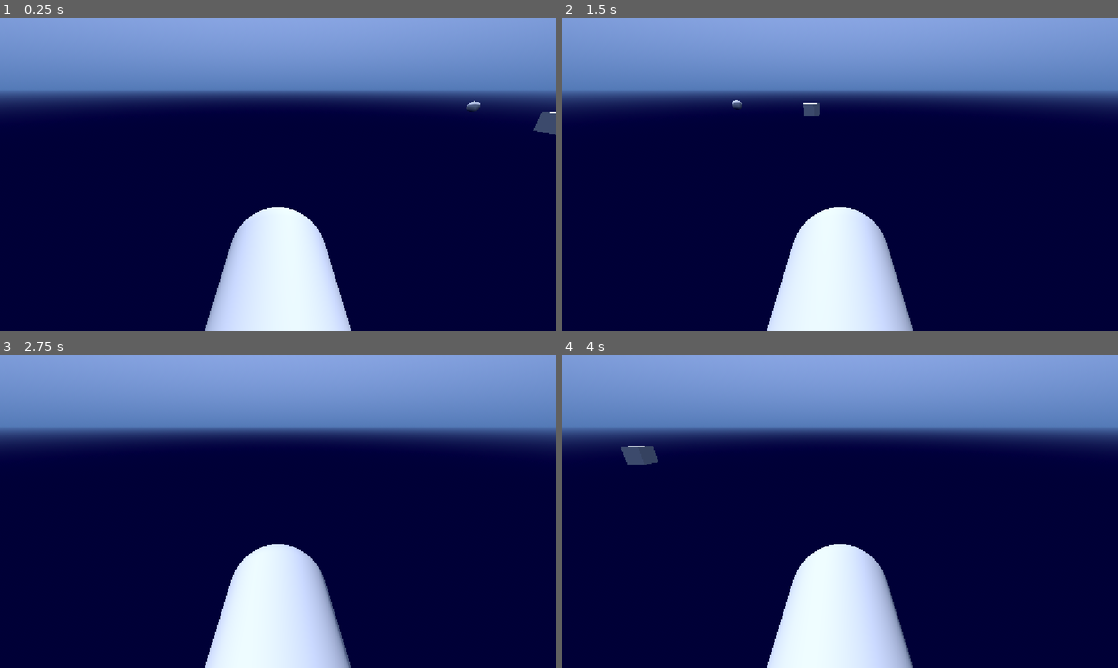
Above: before the commit, frames 1-4 (two rows, left to right).
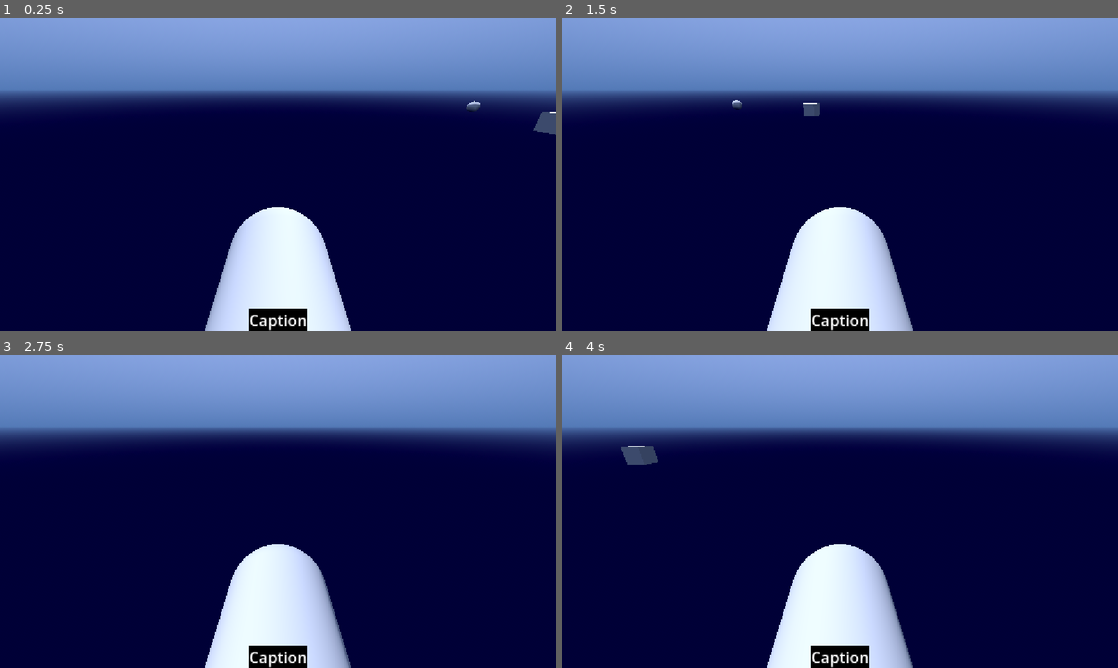
Above: after the commit, the same moments.

Repository: PeterDrake/yachtsinkers
Game: Godot game, scene res://yachtsinkers.tscn
Two runs of this game, one before a commit and one after it. Both use one fixed random seed, a clock stepped at 60 frames per second and the inputs below. Sound files missing from this copy of the repository are replaced by a short silence.
Inputs (mouse positions are in pixels of both pictures, inside the frame that each line leads up to):
- Up to frame 1 (0.25 s): no input
- Up to frame 2 (1.5 s): move the mouse to (962, 158) at 0.52 s; hold Right (right) 0.53-1.28 s; tap Space (space) at 0.6, 1.35 s; move the mouse to (728, 190) at 1.27 s; hold Down (ui_down) from 1.28 s (still down)
- Up to frame 3 (2.75 s): tap Enter at 2 s; move the mouse to (333, 442) at 2.02 s; release Down (ui_down) at 2.03 s; hold Right (right) from 2.03 s (still down); tap Space (space) at 2.1 s
- Up to frame 4 (4 s): move the mouse to (812, 574) at 2.77 s; release Right (right) at 2.78 s; hold Up (forward) 2.78-3.53 s; tap Space (space) at 2.85, 3.5, 3.6 s; move the mouse to (1006, 558) at 3.52 s; hold Left (left) from 3.53 s (still down)

The runs differ from the first frame. In frame 1, 0.7% of the frame differs, in the area x 44-56%, y 92-100%; in frame 2, 0.7%; in frame 3, 0.7%; in frame 4, 0.7%.
Error in both runs: Out of bounds get index '0' (on base: 'PackedStringArray') (res://speech.gd:3)

Commit message:
Added a caption

Diff:
--- a/yachtsinkers.tscn
+++ b/yachtsinkers.tscn
@@ -18,6 +18,9 @@
 background_mode = 2
 sky = SubResource("Sky_a0tk4")
 glow_enabled = true
+
+[sub_resource type="StyleBoxFlat" id="StyleBoxFlat_o6jxr"]
+bg_color = Color(0, 0, 0, 1)
 
 [node name="YachtSinkers" type="Node3D" unique_id=1044159240]
 
@@ -40,3 +43,22 @@
 
 [node name="Rock" parent="." unique_id=1808236213 instance=ExtResource("4_o6jxr")]
 transform = Transform3D(1, 0, 0, 0, 1, 0, 0, 0, 1, 14.447744, 4.7683716e-07, -9.581989)
+
+[node name="Label" type="Label" parent="." unique_id=1334498009]
+anchors_preset = 7
+anchor_left = 0.5
+anchor_top = 1.0
+anchor_right = 0.5
+anchor_bottom = 1.0
+offset_left = -30.5
+offset_top = -23.0
+offset_right = 30.5
+grow_horizontal = 2
+grow_vertical = 0
+size_flags_horizontal = 6
+size_flags_vertical = 10
+theme_override_font_sizes/font_size = 32
+theme_override_styles/normal = SubResource("StyleBoxFlat_o6jxr")
+text = "Caption"
+horizontal_alignment = 1
+vertical_alignment = 1
